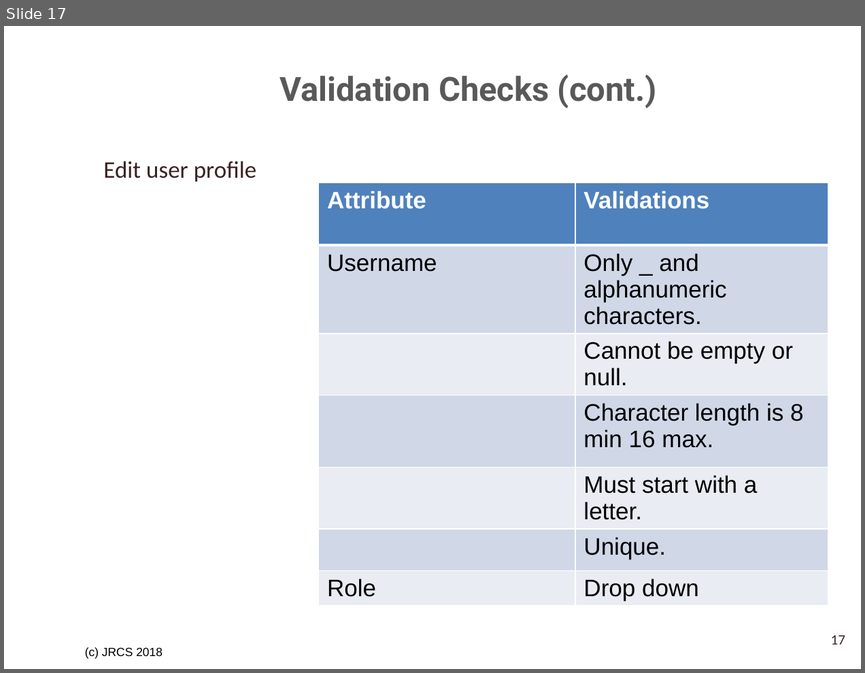
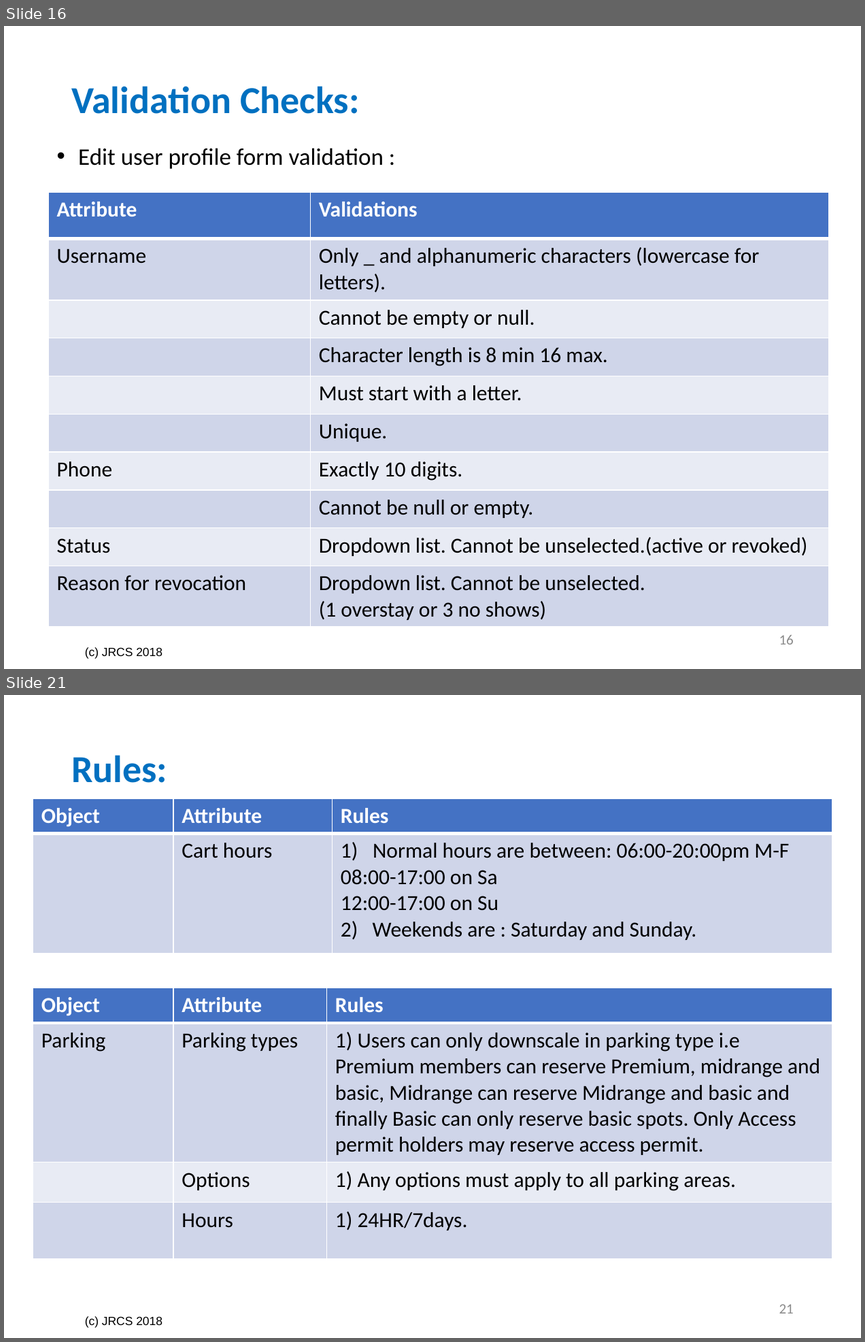
Before and after one commit to SrihariShastry/UTA_Parking, a slide deck: Project_Analysis_Team_3/Validation Checks and Rules Tables.pptx. Shown one above the other, each under a label of ours: slide 17 before the commit, slides 16 and 21 after it; the slides between them are not shown. The pictures are 865x673 and 865x1342 pixels, drawn with LibreOffice and Linux fonts; fonts in the diff are those of the drawing; background and template pictures are left out. Boxes give left, top, right and bottom in pixels: in the first picture for what was removed or moved away, otherwise in the second. Text is boxed around its words. In the diff, an @@ line names an element or a change of style, - is before the commit and + after.

Commit message:
Reviewed validations and rules ppt

```diff
--- a/Project_Analysis_Team_3/Validation Checks and Rules Tables.pptx
+++ b/Project_Analysis_Team_3/Validation Checks and Rules Tables.pptx
@@ slide 21 added at [4,695,861,1338], background #FFFFFF; not listed: 1 template element that a slide beside it also shows @@
@@ title added at [71,755,167,783], 32 pt, text #0070C0, bold @@
+Rules:
@@ table added at [33,798,832,954], 2 rows, 3 columns @@
+Object | Attribute | Rules
+ | Cart hours | Normal hours are between: 06:00-20:00pm M-F / 08:00-17:00 on Sa / 12:00-17:00 on Su / 2) Weekends are : Saturday and Sunday.
@@ table added at [33,988,832,1257], 4 rows, 3 columns @@
+Object | Attribute | Rules
+Parking | Parking types | 1) Users can only downscale in parking type i.e Premium members can reserve Premium, midrange and basic, Midrange can reserve Midrange and basic and finally Basic can only reserve basic spots. Only Access permit holders may reserve access permit.
+ | Options | 1) Any options must apply to all parking areas.
+ | Hours | 1) 24HR/7days.
@@ page number added at [779,1304,793,1313], 12 pt, text #8C8C8C @@
+21
@@ what was slide 17 is now slide 16 @@
@@ slide 16 changed as well @@
@@ title at [71,86,359,114]: text changed; size 28 to 32 pt; font Roboto to Calibri; text colour #595959 to #0070C0 @@
-Validation Checks (cont.)
+Validation Checks:
@@ text at [78,148,383,169]: text changed; text colour #3A2222 to #000000 @@
-Edit user profile
+• Edit user profile form validation :
@@ table at [49,192,829,626] @@
-row 2, column 2: Only _ and alphanumeric characters.
+row 2, column 2: Only _ and alphanumeric characters (lowercase for letters).
-row 7: Role | Drop down
+row 7: Phone | Exactly 10 digits.
+row 8:  | Cannot be null or empty.
+row 9: Status | Dropdown list. Cannot be unselected.(active or revoked)
+row 10: Reason for revocation | Dropdown list. Cannot be unselected. / (1 overstay or 3 no shows)
@@ table: place and size @@
-table at [318,183,828,603]
+table at [49,192,829,626]
@@ page number added at [779,635,793,644], 12 pt, text #8C8C8C @@
+16
@@ page number removed at [831,635,845,644] @@
-17
```
Also in this commit, not shown: 10 other slides changed, 10 other slides added, 13 slides removed, 9 other files.
